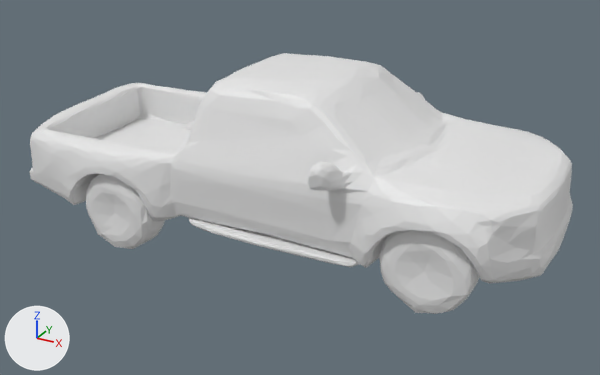
Renders of the glTF model publications/cadsim/meshes/cadsim_pickup_94c0.glb from each side of a commit.
Rendered twice from a 50 mm lens placed at (3.19, -5.57, 2.51), pointed at (0.15, -0.03, -0.26). The lights are fixed; the arrows at lower left show +X, +Y and +Z. Vertices at the same position are counted once.

The first picture shows 'tgt', 'tgt.001', 'tgt.003'.
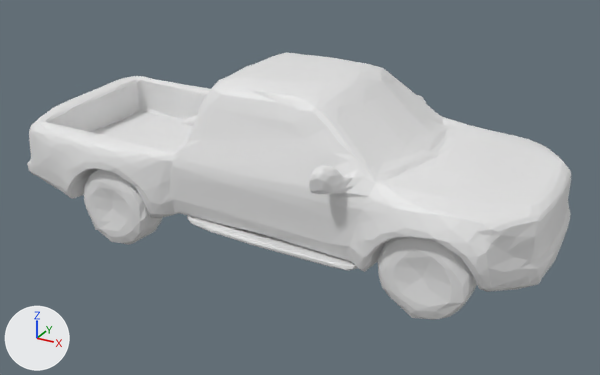
Changed parts and their boxes (x1, y1, x2, y2) in the pictures (600 x 375 px):
'tgt', reshaped, turned
    before: (29, 53, 573, 283)
    after: (27, 53, 571, 320)
'tgt.003', deleted
    before: (379, 230, 479, 314)
'tgt.001', deleted
    before: (86, 174, 165, 249)
part 1 of me_tgt_011, added
    after: (84, 169, 162, 245)
part 2 of me_tgt_011, added
    after: (378, 237, 477, 320)

Edits to the bpy script that builds the scene:
```text
Change me_tgt_011:
    used by ob_tgt; location = (0.0, 0.0, 0.0)
    remove me_tgt_011.from_pydata(...)  # 1946 vertices, 3924 faces; spans x -2.27..2.27, y -0.98..0.98, z -0.59..0.76
    add me_tgt_011.from_pydata(...)  # 2491 vertices, 4998 faces; spans x -2.27..2.27, y -0.98..0.98, z -0.81..0.76
    me_tgt_011 part 1: a new loose piece of 145 vertices spanning x -1.51..-0.83, y -0.86..-0.54, z -0.81..-0.12
    me_tgt_011 part 2: a new loose piece of 143 vertices spanning x 1.19..1.87, y -0.82..-0.5, z -0.65..0.03
Change ob_tgt:
    ob_tgt.rotation_euler: (0.0, 0.0, 0.0) -> (0.0, 0.034, 0.0)  # degrees (0, 0, 0) -> degrees (0, 1.9, 0)
Remove ob_tgt_001:
    ob_tgt_001 = bpy.data.objects.new('tgt.001', me_tgt_012)
    ob_tgt_001.location = (-0.121, 0.0, 0.0)
Remove ob_tgt_003:
    ob_tgt_003 = bpy.data.objects.new('tgt.003', me_tgt_014)
    ob_tgt_003.location = (0.0, 0.0, -0.048)
```
